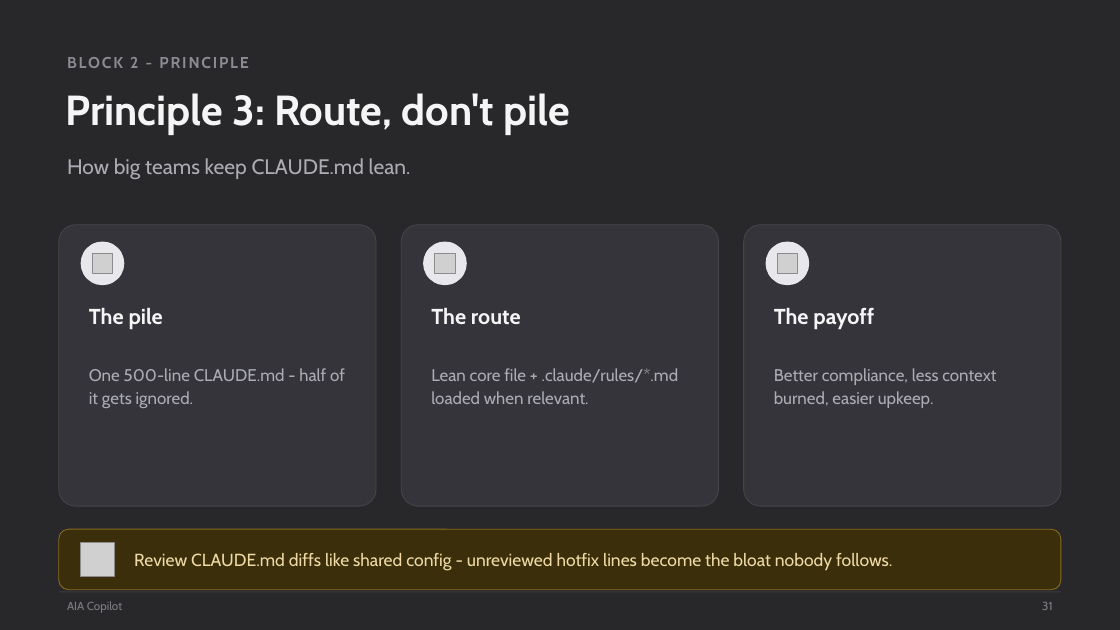
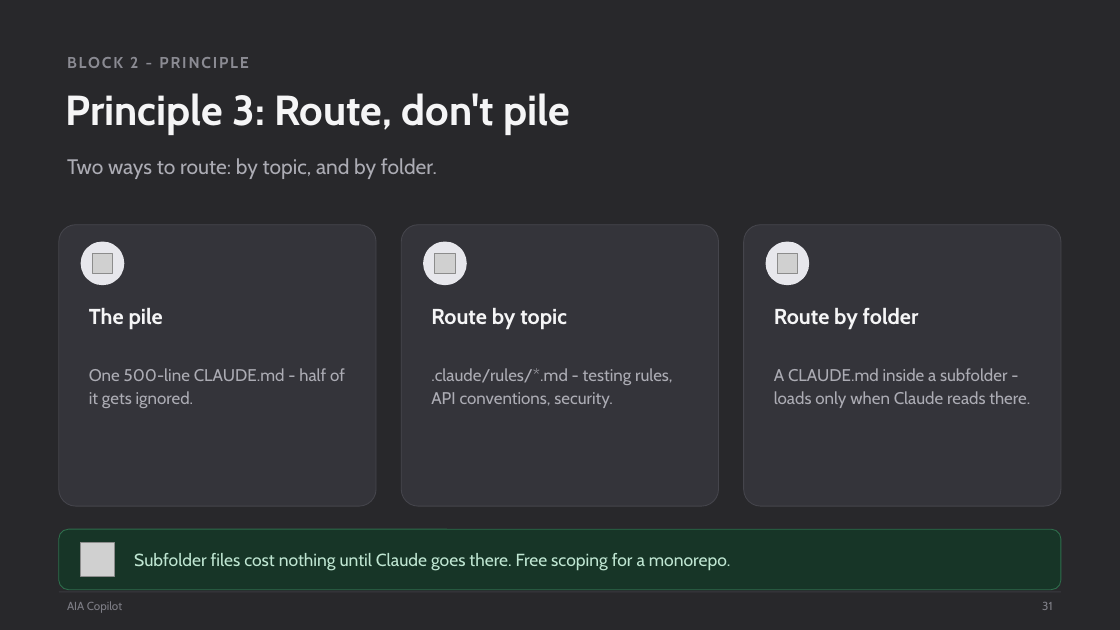
Before and after one commit to scottrhay/AIA-ClaudeCopilot, a slide deck: slide 31 of claude-code-3day/slides/Day1_Claude_Code_Fundamentals.pptx. Drawn at 1120x630 pixels with LibreOffice and Linux fonts; fonts in the diff are those of the drawing; grey boxes stand for pictures. Boxes give left, top, right and bottom in pixels: in the first picture for what was removed or moved away, otherwise in the second. Text is boxed around its words. In the diff, an @@ line names an element or a change of style, - is before the commit and + after.

Commit message:
Slide 31: rules-file contents + nested CLAUDE.md (route by topic and by folder)

```diff
--- a/claude-code-3day/slides/Day1_Claude_Code_Fundamentals.pptx
+++ b/claude-code-3day/slides/Day1_Claude_Code_Fundamentals.pptx
@@ text at bbox=[67, 158, 437, 179]: text changed @@
-How big teams keep CLAUDE.md lean.
+Two ways to route: by topic, and by folder.
@@ text at bbox=[431, 308, 567, 330]: text changed @@
-The route
+Route by topic
@@ text at bbox=[774, 308, 919, 330]: text changed @@
-The payoff
+Route by folder
@@ text at bbox=[431, 368, 673, 408]: text changed @@
-Lean core file + .claude/rules/*.md loaded when relevant.
+.claude/rules/*.md - testing rules, API conventions, security.
@@ text at bbox=[774, 368, 1030, 408]: text changed @@
-Better compliance, less context burned, easier upkeep.
+A CLAUDE.md inside a subfolder - loads only when Claude reads there.
@@ rounded rectangle at bbox=[59, 529, 1061, 590]: fill #3A2F0A to #173527; outline #8A6B1E 0.75 pt to #2E6E4C 0.75 pt @@
@@ text at bbox=[134, 553, 731, 571]: text changed; text colour #F0D9A6 to #BFE6D2 @@
-Review CLAUDE.md diffs like shared config - unreviewed hotfix lines become the bloat nobody follows.
+Subfolder files cost nothing until Claude goes there. Free scoping for a monorepo.
```
